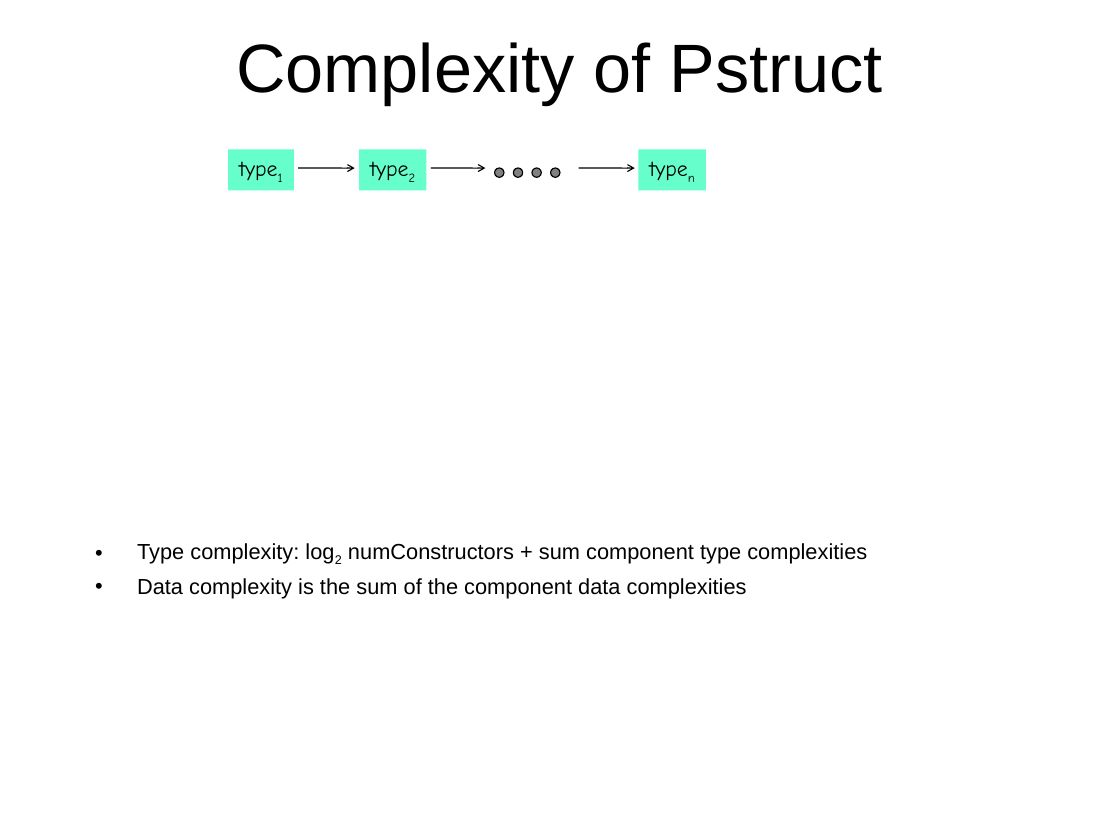
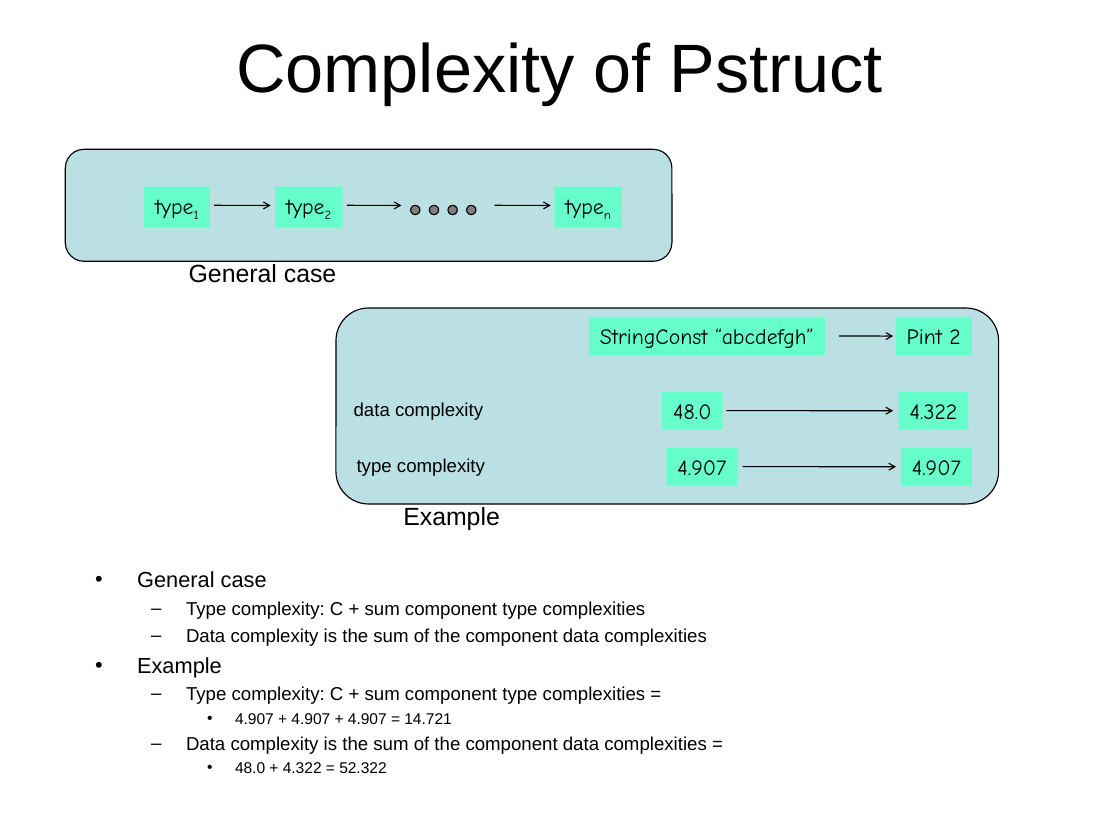
Before and after one commit to cornell-pl/forest, a slide deck: slide 13 of pads/documents/scoring/Comparisons.ppt. Drawn at 1120x840 pixels with LibreOffice and Linux fonts; fonts in the diff are those of the drawing. Boxes give left, top, right and bottom in pixels: in the first picture for what was removed or moved away, otherwise in the second. Text is boxed around its words. In the diff, an @@ line names an element or a change of style, - is before the commit and + after.

```diff
--- a/pads/documents/scoring/Comparisons.ppt
+++ b/pads/documents/scoring/Comparisons.ppt
@@ rounded rectangle added at (x1=65, y1=149, x2=672, y2=261), fill #BBE0E3, outline #000000 0.74 pt @@
@@ arrow moved from (579, 168) - (635, 168) to (214, 205) - (271, 205) @@
@@ arrow moved from (298, 168) - (355, 168) to (347, 205) - (401, 205) @@
@@ ellipse moved from (x1=551, y1=168, x2=560, y2=177) to (x1=411, y1=205, x2=420, y2=214) @@
@@ ellipse moved from (x1=532, y1=168, x2=541, y2=177) to (x1=429, y1=205, x2=438, y2=214) @@
@@ ellipse moved from (x1=513, y1=168, x2=522, y2=177) to (x1=448, y1=205, x2=457, y2=214) @@
@@ ellipse moved from (x1=495, y1=168, x2=504, y2=177) to (x1=467, y1=205, x2=476, y2=214) @@
@@ arrow moved from (431, 168) - (485, 168) to (495, 205) - (551, 205) @@
@@ 3 rectangles moved together from (x1=228, y1=149, x2=706, y2=190) to (x1=144, y1=187, x2=622, y2=228) @@
@@ text added at (x1=189, y1=264, x2=336, y2=283), 16 pt, text #000000 @@
+General case
@@ rounded rectangle added at (x1=336, y1=308, x2=999, y2=504), fill #BBE0E3, outline #000000 0.74 pt @@
@@ rectangle added at (x1=589, y1=317, x2=825, y2=355), fill #66FFCC, 14 pt, text #000000 @@
+StringConst “abcdefgh”
@@ rectangle added at (x1=896, y1=317, x2=972, y2=355), fill #66FFCC, 14 pt, text #000000 @@
+Pint 2
@@ arrow added from (839, 336) to (893, 336), #000000 0.74 pt @@
@@ text added at (x1=354, y1=402, x2=483, y2=420), 12 pt, text #000000 @@
+data complexity
@@ rectangle added at (x1=662, y1=392, x2=722, y2=430), fill #66FFCC, 14 pt, text #000000 @@
+48.0
@@ arrow added from (727, 411) to (893, 411), #000000 0.74 pt @@
@@ rectangle added at (x1=898, y1=392, x2=968, y2=430), fill #66FFCC, 14 pt, text #000000 @@
+4.322
@@ rectangle added at (x1=666, y1=448, x2=738, y2=486), fill #66FFCC, 14 pt, text #000000 @@
+4.907
@@ rectangle added at (x1=900, y1=448, x2=972, y2=486), fill #66FFCC, 14 pt, text #000000 @@
+4.907
@@ text added at (x1=357, y1=458, x2=485, y2=476), 12 pt, text #000000 @@
+type complexity
@@ arrow added from (743, 467) to (896, 467), #000000 0.74 pt @@
@@ text added at (x1=403, y1=507, x2=500, y2=530), 16 pt, text #000000 @@
+Example
@@ text "General case" moved from (x1=137, y1=543, x2=867, y2=599) to (x1=137, y1=571, x2=707, y2=773) @@
@@ text at (x1=137, y1=571, x2=646, y2=619): text changed; size 14 to 12 pt @@
-• Type complexity: log2 numConstructors + sum component type complexities
+• General case
+  – Type complexity: C + sum component type complexities
@@ text at (x1=186, y1=628, x2=707, y2=646): size 14 to 12 pt in "Data complexity is the sum of the ..."; bullet • to –; list level 1 to 2 in "Data complexity is the sum ..." @@
@@ text at (x1=137, y1=657, x2=707, y2=773): paragraphs added @@
+• Example
+  – Type complexity: C + sum component type complexities =
+    • 4.907 + 4.907 + 4.907 = 14.721
+  – Data complexity is the sum of the component data complexities =
+    • 48.0 + 4.322 = 52.322
```
Also in this commit, not shown: 11 other slides changed, 1 slide removed.
